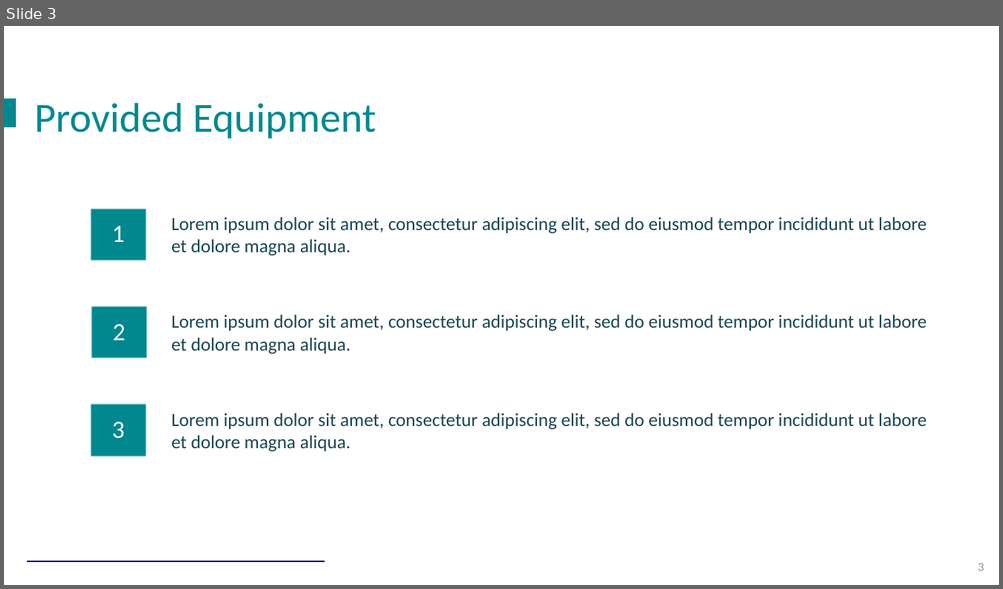
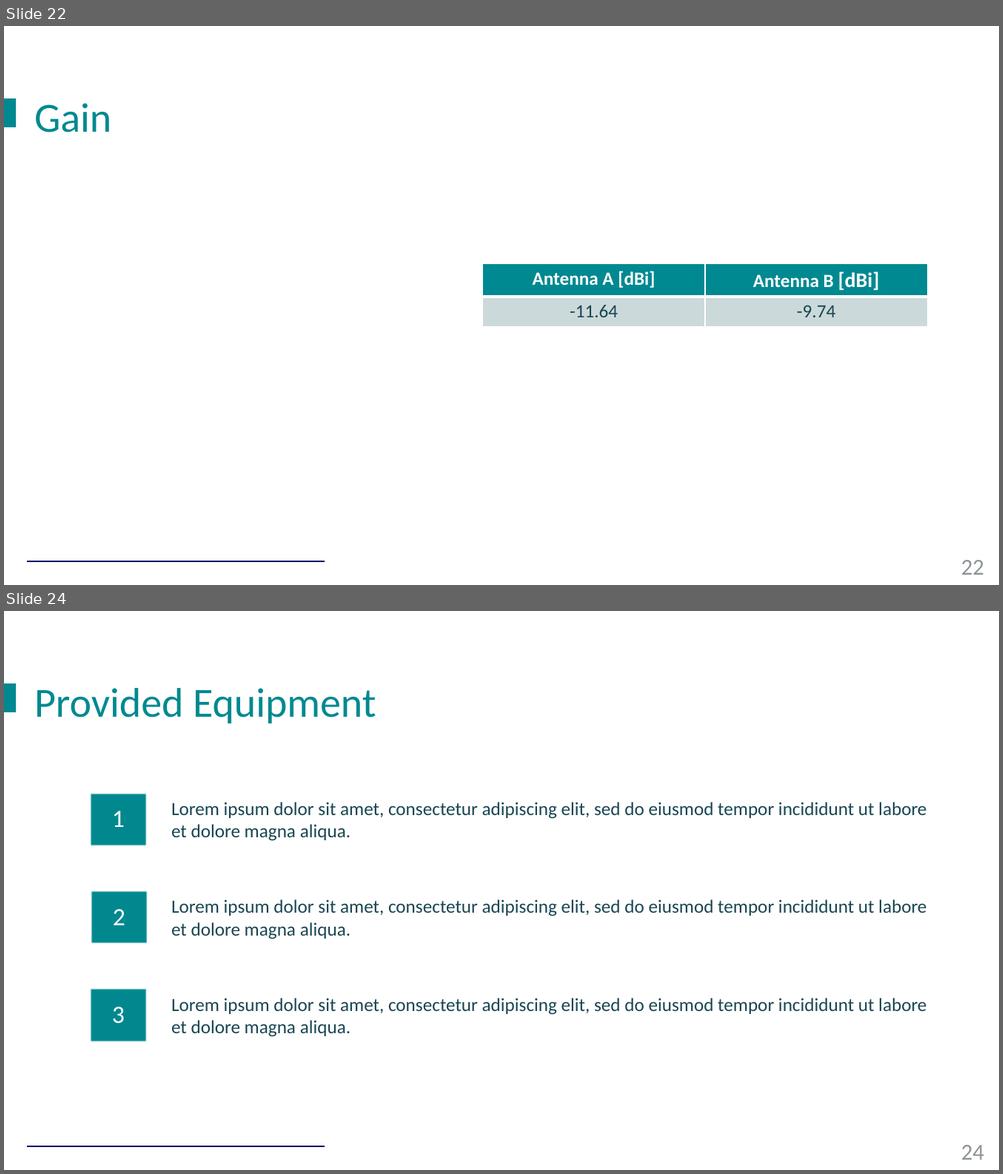
Before and after one commit to Tyr4n1x/Project_Antenna, a slide deck: Presentation.pptx. Shown one above the other, each under a label of ours: slide 3 before the commit, slides 22 and 24 after it; the slides between them are not shown. The pictures are 1003x589 and 1003x1174 pixels, drawn with LibreOffice and Linux fonts; fonts in the diff are those of the drawing; grey boxes stand for pictures; background and template pictures are left out. Boxes give left, top, right and bottom in pixels: in the first picture for what was removed or moved away, otherwise in the second. Text is boxed around its words. In the diff, an @@ line names an element or a change of style, - is before the commit and + after.

```diff
--- a/Presentation.pptx
+++ b/Presentation.pptx
@@ slide 22 added at bbox=[4, 26, 999, 585], background picture (left out); not listed: 3 template elements that a slide beside it also shows @@
@@ text added at bbox=[34, 103, 111, 133], 40 pt, text #008990 @@
+Gain
@@ table added at bbox=[482, 264, 927, 326], 2 rows, 2 columns @@
+Antenna A [dBi] | Antenna B [dBi]
+-11.64 | -9.74
@@ what was slide 3 is now slide 24 @@
@@ page number at bbox=[961, 1145, 984, 1160]: text changed; size 12 to 22 pt @@
-3
+24
```
Also in this commit, not shown: 2 slides changed, 20 other slides added, 1 slide removed, 11 other files.
